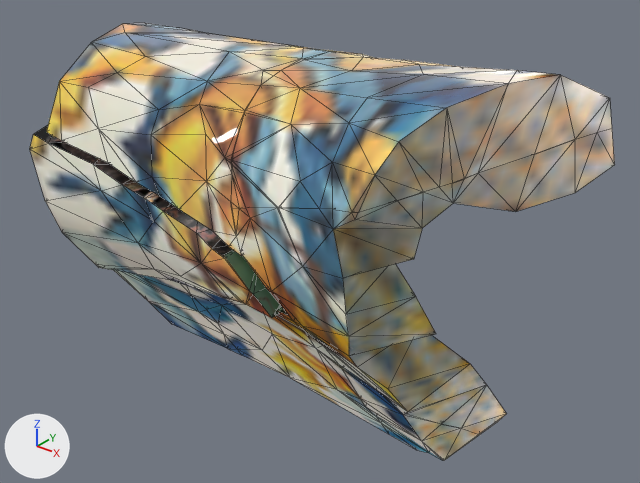
One commit to the glTF model obj/Ceramic019.gltf: the scene before it, then after it.
Before and after are seen from a 50 mm lens placed at (-0.0604, -0.0682, 0.3248), pointed at (-0.1573, 0.053, 0.2497). The axes (+X, +Y, +Z) are drawn at lower left. The lights are the same throughout. Mesh edges are drawn as thin lines. Where no turn or scale is listed for an object, it has been applied to the vertices.

Names of what the first picture shows: 'Ceramic019', 'Ceramic019_001', 'Ceramic019_002', 'Ceramic019_003', 'Ceramic019_004', 'Ceramic019_005', 'Ceramic019_006'.
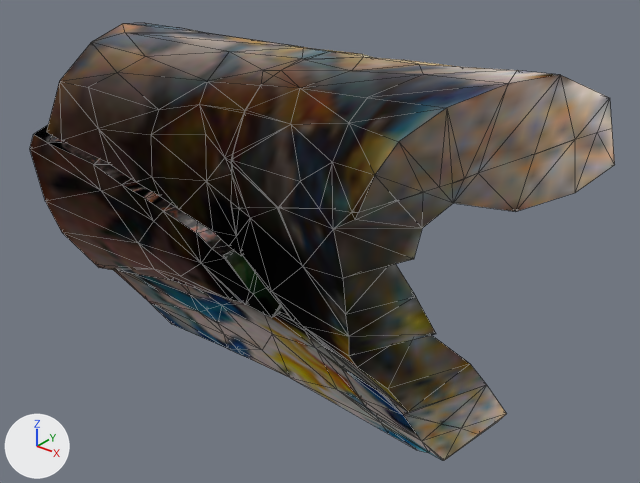
Pixel boxes [x1, y1, x2, y2] of what changed, in the pictures (640 x 483 px):
```json
{"object": "Ceramic019_006", "change": "recoloured", "before": [231, 51, 612, 213], "after": [231, 51, 612, 213]}
{"object": "Ceramic019_002", "change": "recoloured", "before": [232, 128, 615, 434], "after": [232, 128, 615, 434]}
{"object": "Ceramic019_001", "change": "recoloured", "before": [46, 23, 341, 256], "after": [46, 23, 341, 256]}
{"object": "Ceramic019", "change": "recoloured", "before": [30, 125, 282, 318], "after": [30, 125, 282, 318]}
{"object": "Ceramic019_003", "change": "recoloured", "before": [181, 284, 388, 433], "after": [181, 284, 388, 433]}
{"object": "Ceramic019_005", "change": "recoloured", "before": [324, 347, 493, 460], "after": [324, 347, 493, 460]}
{"object": "Ceramic019_004", "change": "recoloured", "before": [114, 270, 241, 355], "after": [114, 270, 241, 355]}
```

The change, as JSON lines over the scene's bpy script:
```json
{"op": "add", "block": "mat_harrow", "code": ["mat_harrow = bpy.data.materials.new('Harrow')", "# colours: black #000000", "# uses the picture img_branalp_diffuse_baked_jpg"]}
{"block": "me_plane_061", "where": "me_plane_061.from_pydata(...)  # 95 vertices, 186 faces; spans x -0.0285..0.0362, y -0.0175..0.0207, z -0.022..0.0173"}
{"op": "remove", "block": "me_plane_061", "code": "me_plane_061.materials.append(mat_branalp)"}
{"op": "add", "block": "me_plane_061", "code": "me_plane_061.materials.append(mat_harrow)"}
{"block": "me_plane_159", "where": "me_plane_159.from_pydata(...)  # 118 vertices, 232 faces; spans x -0.0357..0.02, y -0.0206..0.0234, z -0.0172..0.014"}
{"op": "remove", "block": "me_plane_159", "code": "me_plane_159.materials.append(mat_branalp)"}
{"op": "add", "block": "me_plane_159", "code": "me_plane_159.materials.append(mat_harrow)"}
{"block": "me_plane_160", "where": "me_plane_160.from_pydata(...)  # 117 vertices, 234 faces; spans x -0.0249..0.0316, y -0.0248..0.0268, z -0.0469..0.0254"}
{"op": "remove", "block": "me_plane_160", "code": "me_plane_160.materials.append(mat_branalp)"}
{"op": "add", "block": "me_plane_160", "code": "me_plane_160.materials.append(mat_harrow)"}
{"block": "me_plane_161", "where": "me_plane_161.from_pydata(...)  # 57 vertices, 110 faces; spans x -0.0251..0.0193, y -0.0213..0.0245, z -0.0275..0.0196"}
{"op": "remove", "block": "me_plane_161", "code": "me_plane_161.materials.append(mat_branalp)"}
{"op": "add", "block": "me_plane_161", "code": "me_plane_161.materials.append(mat_harrow)"}
{"block": "me_plane_162", "where": "me_plane_162.from_pydata(...)  # 30 vertices, 56 faces; spans x -0.0156..0.0108, y -0.0169..0.019, z -0.018..0.014"}
{"op": "remove", "block": "me_plane_162", "code": "me_plane_162.materials.append(mat_branalp)"}
{"op": "add", "block": "me_plane_162", "code": "me_plane_162.materials.append(mat_harrow)"}
{"block": "me_plane_163", "where": "me_plane_163.from_pydata(...)  # 43 vertices, 82 faces; spans x -0.0111..0.0148, y -0.0244..0.0187, z -0.02..0.0228"}
{"op": "remove", "block": "me_plane_163", "code": "me_plane_163.materials.append(mat_branalp)"}
{"op": "add", "block": "me_plane_163", "code": "me_plane_163.materials.append(mat_harrow)"}
{"block": "me_plane_164", "where": "me_plane_164.from_pydata(...)  # 110 vertices, 216 faces; spans x -0.0178..0.0378, y -0.0271..0.0251, z -0.0129..0.0179"}
{"op": "remove", "block": "me_plane_164", "code": "me_plane_164.materials.append(mat_branalp)"}
{"op": "add", "block": "me_plane_164", "code": "me_plane_164.materials.append(mat_harrow)"}
```
